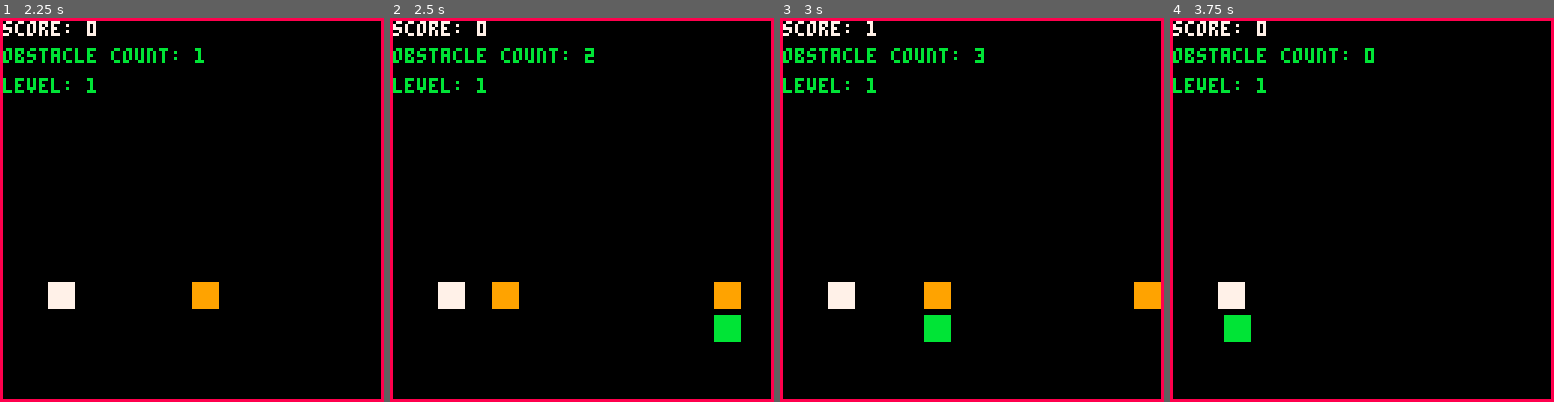
Above: before the commit, frames 1-4 (left to right).
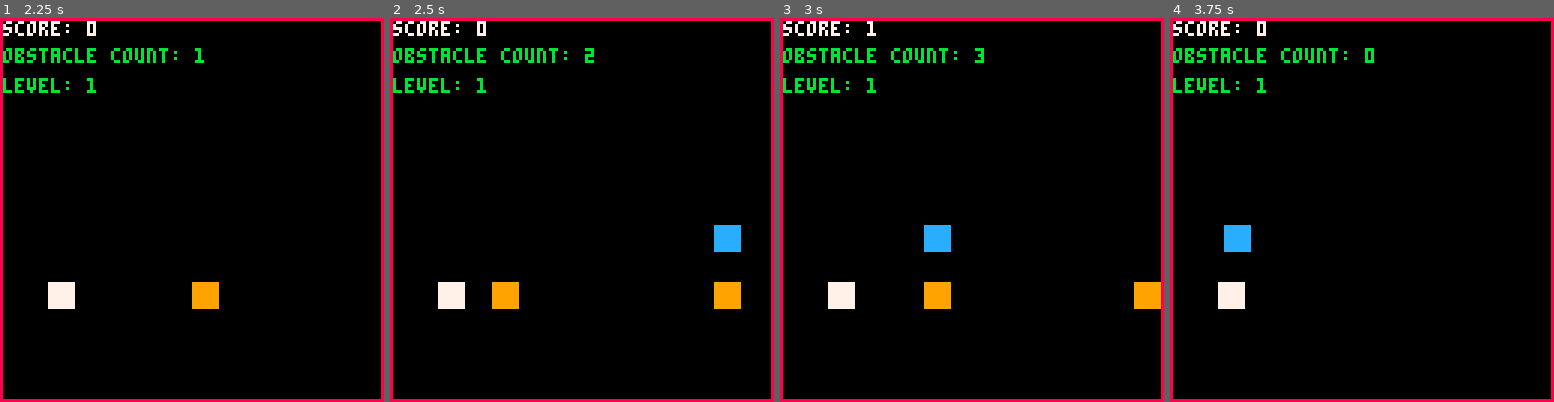
Above: after the commit, the same moments.

Repository: ltpitt/lua-pico-8-oracle-odyssey
Game: PICO-8 cartridge oracle-odyssey.p8
The game is run twice, just before and just after one commit, with the same random seed, the same clock (stepped at 60 frames per second) and the same inputs.
Inputs:
- Up to frame 1 (2.25 s): tap O (Z key) at 0.7, 1.7, 2.1 s
- Up to frame 2 (2.5 s): no input
- Up to frame 3 (3 s): tap O (Z key) at 2.5, 2.9 s
- Up to frame 4 (3.75 s): tap O (Z key) at 3.3, 3.7 s

Frame 1 is identical in both runs. In frame 2, 1.0% of the frame differs, in the area x 84-92%, y 53-85%; in frame 3, 1.0%; in frame 4, 1.0%.

Commit message:
Added power up timer text and reorganized project

Diff:
--- a/oracle-odyssey.p8
+++ b/oracle-odyssey.p8
@@ -36,9 +36,24 @@
 
 power_ups = {}
 
+screen_size = 128
+
 function _init()
     cls()
     game.state = game.states.splash
+end
+
+function _init_game()
+    player.y = 88
+    player.dy = 0
+    player.jump_count = 0
+    obstacles = {}
+    game.score = 0
+    game.game_over = false
+    player.double_jump_enabled = false
+    player.double_jump_timer = 0
+    player.max_jumps = 1
+    game.obstacle_count = 0
 end
 
 function _update60()
@@ -68,21 +83,57 @@
     end
 end
 
-function draw_border()
-    rect(0, 0, screen_size - 1, screen_size - 1, 8)
-end
-
-function update_splash()
-    if btnp(4) then
-        change_state(game.states.game)
-    end
-end
-
-function draw_splash()
-    rectfill(0, 0, screen_size, screen_size, 11)
-    local text = "press z to start"
-    write(text, text_x_pos(text), 52, 7)
-end
+
+--  ADD ENTITIES  --
+
+function add_obstacle()
+    local obstacle_y = 88
+    local obstacle_height = 8
+    local obstacle_width = 8
+
+    local random_value = rnd(1)
+    local level = get_current_level()
+
+    if level == 1 then
+        obstacle_height = 8
+        obstacle_width = 8
+    elseif level == 2 then
+        if random_value < 0.1 then
+            obstacle_height = 16
+        elseif random_value < 0.2 then
+            obstacle_width = 16
+        end
+    elseif level == 3 then
+        if random_value < 0.1 then
+            obstacle_height = 16
+            obstacle_width = 16
+        elseif random_value < 0.3 then
+            obstacle_height = 16
+        elseif random_value < 0.5 then
+            obstacle_width = 16
+        end
+    else
+        if random_value < 0.05 then
+            obstacle_height = 16
+            obstacle_width = 16
+        elseif random_value < 0.25 then
+            obstacle_height = 16
+        elseif random_value < 0.45 then
+            obstacle_width = 16
+        end
+    end
+
+    add(obstacles, {x = 128, y = obstacle_y - obstacle_height + 8, width = obstacle_width, height = obstacle_height})
+    game.obstacle_count = game.obstacle_count + 1
+end
+
+function add_power_up()
+    local power_up_y = 70 - rnd(10)
+    add(power_ups, {x = 128, y = power_up_y, width = 8, height = 8})
+end
+
+
+--  UPDATE  --
 
 function update_game()
     if not game.game_over then
@@ -98,75 +149,10 @@
     end
 end
 
-function draw_game()
-    draw_player()
-    draw_obstacles()
-    draw_power_ups()
-    draw_score()
-end
-
-function handle_player_input()
-    if btnp(4) and player.jump_count < player.max_jumps then
-        player.dy = player.jump_strength
-        player.jump_count = player.jump_count + 1
-    end
-end
-
-function apply_gravity()
-    player.dy = player.dy + player.gravity
-    player.y = player.y + player.dy
-
-    if player.y > 88 then
-        player.y = 88
-        player.dy = 0
-        player.jump_count = 0
-    end
-end
-
-function add_obstacle()
-    local obstacle_y = 88
-    local obstacle_height = 8
-    local obstacle_width = 8
-
-    local random_value = rnd(1)
-    local level = get_current_level()
-
-    if level == 1 then
-        obstacle_height = 8
-        obstacle_width = 8
-    elseif level == 2 then
-        if random_value < 0.1 then
-            obstacle_height = 16
-        elseif random_value < 0.2 then
-            obstacle_width = 16
-        end
-    elseif level == 3 then
-        if random_value < 0.1 then
-            obstacle_height = 16
-            obstacle_width = 16
-        elseif random_value < 0.3 then
-            obstacle_height = 16
-        elseif random_value < 0.5 then
-            obstacle_width = 16
-        end
-    else
-        if random_value < 0.05 then
-            obstacle_height = 16
-            obstacle_width = 16
-        elseif random_value < 0.25 then
-            obstacle_height = 16
-        elseif random_value < 0.45 then
-            obstacle_width = 16
-        end
-    end
-
-    add(obstacles, {x = 128, y = obstacle_y - obstacle_height + 8, width = obstacle_width, height = obstacle_height})
-    game.obstacle_count = game.obstacle_count + 1
-end
-
-function add_power_up()
-    local power_up_y = 100 - rnd(10)
-    add(power_ups, {x = 128, y = power_up_y, width = 8, height = 8})
+function update_splash()
+    if btnp(4) then
+        change_state(game.states.game)
+    end
 end
 
 function update_obstacles()
@@ -205,6 +191,90 @@
     decrease_power_up_timer()
 end
 
+function update_gameover()
+    if btnp(4) then
+        change_state(game.states.splash)
+    end
+end
+
+
+--  DRAW  --
+
+function draw_game()
+    draw_player()
+    draw_obstacles()
+    draw_power_ups()
+    draw_score()
+    draw_power_up_timer()
+end
+
+function draw_player()
+    rectfill(player.x, player.y, player.x + player.width, player.y + player.height, 7)
+end
+
+function draw_obstacles()
+    for obstacle in all(obstacles) do
+        rectfill(obstacle.x, obstacle.y, obstacle.x + obstacle.width, obstacle.y + obstacle.height, 9)
+    end
+end
+
+function draw_power_ups()
+    for power_up in all(power_ups) do
+        rectfill(power_up.x, power_up.y, power_up.x + power_up.width, power_up.y + power_up.height, 12)
+    end
+end
+
+function draw_score()
+    print("score: "..game.score, 1, 1, 7)
+end
+
+function draw_power_up_timer()
+    if player.double_jump_enabled then
+        local timer_text = "double jump: " .. flr(player.double_jump_timer / 60)  -- Convert frames to seconds
+        print(timer_text, screen_size - (#timer_text * 4) - 1, 1, 12)  -- Each character is 4 pixels wide
+    end
+end
+
+function draw_gameover()
+    print("game over!", 48, 20, 8)
+    print("press z to continue", 32, 30, 8)
+end
+
+function draw_splash()
+    rectfill(0, 0, screen_size, screen_size, 11)
+    local text = "press z to start"
+    write(text, text_x_pos(text), 52, 7)
+end
+
+function draw_border()
+    rect(0, 0, screen_size - 1, screen_size - 1, 8)
+end
+
+function draw_debug_info()
+    print("obstacle count: "..game.obstacle_count, 1, 10, 11)
+    print("level: "..get_current_level(), 1, 20, 11)
+end
+
+
+--  GAME LOGIC  --
+
+function handle_player_input()
+    if btnp(4) and player.jump_count < player.max_jumps then
+        player.dy = player.jump_strength
+        player.jump_count = player.jump_count + 1
+    end
+end
+
+function apply_gravity()
+    player.dy = player.dy + player.gravity
+    player.y = player.y + player.dy
+
+    if player.y > 88 then
+        player.y = 88
+        player.dy = 0
+        player.jump_count = 0
+    end
+end
 
 function check_collisions()
     for obstacle in all(obstacles) do
@@ -216,31 +286,6 @@
             change_state(game.states.gameover)
         end
     end
-end
-
-function draw_player()
-    rectfill(player.x, player.y, player.x + player.width, player.y + player.height, 7)
-end
-
-function draw_obstacles()
-    for obstacle in all(obstacles) do
-        rectfill(obstacle.x, obstacle.y, obstacle.x + obstacle.width, obstacle.y + obstacle.height, 9)
-    end
-end
-
-function draw_power_ups()
-    for power_up in all(power_ups) do
-        rectfill(power_up.x, power_up.y, power_up.x + power_up.width, power_up.y + power_up.height, 11)
-    end
-end
-
-function draw_score()
-    print("score: "..game.score, 1, 1, 7)
-end
-
-function draw_debug_info()
-    print("obstacle count: "..game.obstacle_count, 1, 10, 11)
-    print("level: "..get_current_level(), 1, 20, 11)
 end
 
 function get_current_level()
@@ -255,19 +300,15 @@
     end
 end
 
-function update_gameover()
-    if btnp(4) then
-        change_state(game.states.splash)
-    end
-end
-
-function draw_gameover()
-    print("game over!", 48, 20, 8)
-    print("press z to continue", 32, 30, 8)
+function collect_power_up()
+    player.double_jump_enabled = true
+    player.double_jump_timer = player.double_jump_duration
+    player.max_jumps = 2
 end
 
 function decrease_power_up_timer()
     if player.double_jump_enabled then
+        draw_power_up_timer()
         player.double_jump_timer = player.double_jump_timer - 1
         if player.double_jump_timer <= 0 then
             player.double_jump_enabled = false
@@ -276,13 +317,14 @@
     end
 end
 
-function collect_power_up()
-    player.double_jump_enabled = true
-    player.double_jump_timer = player.double_jump_duration
-    player.max_jumps = 2
-end
-
-screen_size = 128
+function change_state(new_state)
+    game.state = new_state
+    if game.state == game.states.game then
+        _init_game()
+    end
+end
+
+--  UTILS  --
 
 function text_x_pos(text)
     local letter_width = 4
@@ -305,23 +347,3 @@
 function mod_zero(a, b)
    return a - flr(a / b) * b == 0
 end
-
-function change_state(new_state)
-    game.state = new_state
-    if game.state == game.states.game then
-        _init_game()
-    end
-end
-
-function _init_game()
-    player.y = 88
-    player.dy = 0
-    player.jump_count = 0
-    obstacles = {}
-    game.score = 0
-    game.game_over = false
-    player.double_jump_enabled = false
-    player.double_jump_timer = 0
-    player.max_jumps = 1
-    game.obstacle_count = 0
-end
